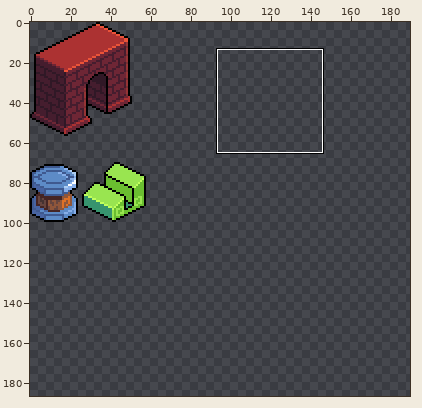
One commit to this pixel-art file: 80.aseprite. Above, an overview of the earlier version with the close-up marked.
Close-up. Earlier state:
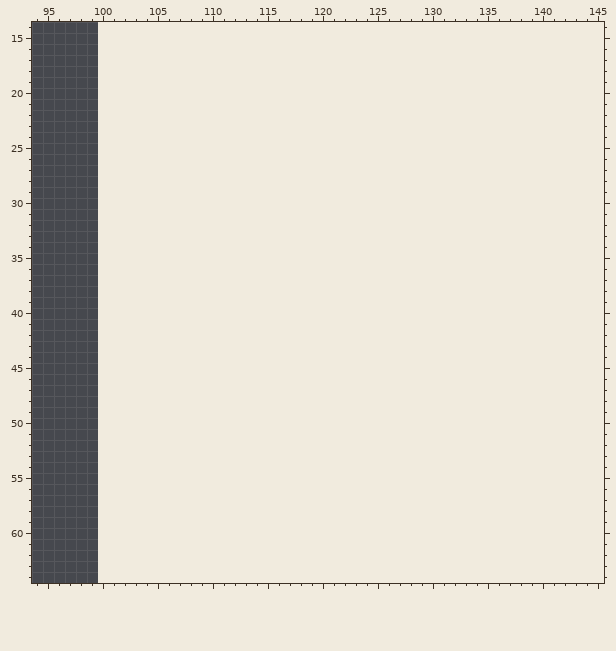
100x100 pixels, 1 frame. Colours within 5 levels of each other are drawn and written as one. Shown: x 94..145, y 14..64. The old version is drawn lined up with the new one, on the new canvas. The wide view leaves out empty margins. The commit also changed other parts of the picture, which this record leaves out.
New version:
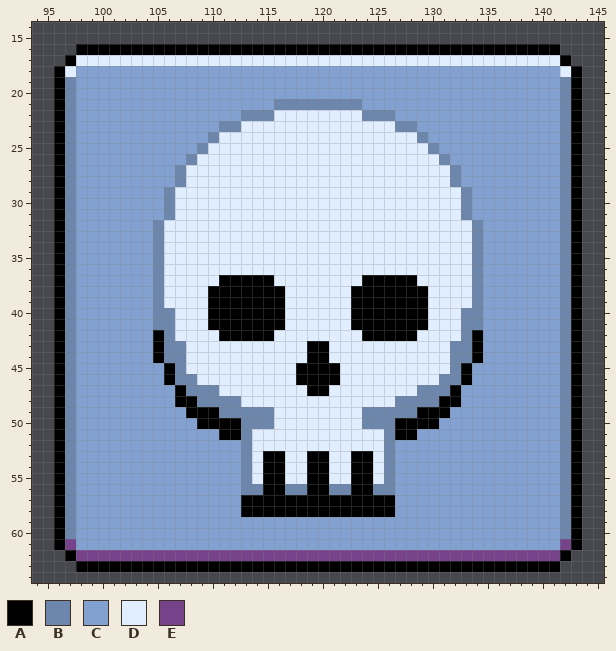
Palette (. is transparent): A #000000  B #6d86ab  C #82a1d1  D #e0eeff  E #76428a
The exact change:
canvas 100x100 -> 300x300
@@ x 94..145 @@
 15 ....................................................
-16 ....................................................
-17 ....................................................
-18 ....................................................
-19 ....................................................
-20 ....................................................
-21 ....................................................
-22 ....................................................
-23 ....................................................
-24 ....................................................
-25 ....................................................
-26 ....................................................
-27 ....................................................
-28 ....................................................
-29 ....................................................
-30 ....................................................
-31 ....................................................
-32 ....................................................
-33 ....................................................
-34 ....................................................
-35 ....................................................
-36 ....................................................
-37 ....................................................
-38 ....................................................
-39 ....................................................
-40 ....................................................
-41 ....................................................
-42 ....................................................
-43 ....................................................
-44 ....................................................
-45 ....................................................
-46 ....................................................
-47 ....................................................
-48 ....................................................
-49 ....................................................
-50 ....................................................
-51 ....................................................
-52 ....................................................
-53 ....................................................
-54 ....................................................
-55 ....................................................
-56 ....................................................
-57 ....................................................
-58 ....................................................
-59 ....................................................
-60 ....................................................
-61 ....................................................
-62 ....................................................
-63 ....................................................
+16 ....AAAAAAAAAAAAAAAAAAAAAAAAAAAAAAAAAAAAAAAAAAAA....
+17 ...ADDDDDDDDDDDDDDDDDDDDDDDDDDDDDDDDDDDDDDDDDDDDA...
+18 ..ADCCCCCCCCCCCCCCCCCCCCCCCCCCCCCCCCCCCCCCCCCCCCDA..
+19 ..ABCCCCCCCCCCCCCCCCCCCCCCCCCCCCCCCCCCCCCCCCCCCCBA..
+20 ..ABCCCCCCCCCCCCCCCCCCCCCCCCCCCCCCCCCCCCCCCCCCCCBA..
+21 ..ABCCCCCCCCCCCCCCCCCCBBBBBBBBCCCCCCCCCCCCCCCCCCBA..
+22 ..ABCCCCCCCCCCCCCCCBBBDDDDDDDDBBBCCCCCCCCCCCCCCCBA..
+23 ..ABCCCCCCCCCCCCCBBDDDDDDDDDDDDDDBBCCCCCCCCCCCCCBA..
+24 ..ABCCCCCCCCCCCCBDDDDDDDDDDDDDDDDDDBCCCCCCCCCCCCBA..
+25 ..ABCCCCCCCCCCCBDDDDDDDDDDDDDDDDDDDDBCCCCCCCCCCCBA..
+26 ..ABCCCCCCCCCCBDDDDDDDDDDDDDDDDDDDDDDBCCCCCCCCCCBA..
+27 ..ABCCCCCCCCCBDDDDDDDDDDDDDDDDDDDDDDDDBCCCCCCCCCBA..
+28 ..ABCCCCCCCCCBDDDDDDDDDDDDDDDDDDDDDDDDBCCCCCCCCCBA..
+29 ..ABCCCCCCCCBDDDDDDDDDDDDDDDDDDDDDDDDDDBCCCCCCCCBA..
+30 ..ABCCCCCCCCBDDDDDDDDDDDDDDDDDDDDDDDDDDBCCCCCCCCBA..
+31 ..ABCCCCCCCCBDDDDDDDDDDDDDDDDDDDDDDDDDDBCCCCCCCCBA..
+32 ..ABCCCCCCCBDDDDDDDDDDDDDDDDDDDDDDDDDDDDBCCCCCCCBA..
+33 ..ABCCCCCCCBDDDDDDDDDDDDDDDDDDDDDDDDDDDDBCCCCCCCBA..
+34 ..ABCCCCCCCBDDDDDDDDDDDDDDDDDDDDDDDDDDDDBCCCCCCCBA..
+35 ..ABCCCCCCCBDDDDDDDDDDDDDDDDDDDDDDDDDDDDBCCCCCCCBA..
+36 ..ABCCCCCCCBDDDDDDDDDDDDDDDDDDDDDDDDDDDDBCCCCCCCBA..
+37 ..ABCCCCCCCBDDDDDAAAAADDDDDDDDAAAAADDDDDBCCCCCCCBA..
+38 ..ABCCCCCCCBDDDDAAAAAAADDDDDDAAAAAAADDDDBCCCCCCCBA..
+39 ..ABCCCCCCCBDDDDAAAAAAADDDDDDAAAAAAADDDDBCCCCCCCBA..
+40 ..ABCCCCCCCBBDDDAAAAAAADDDDDDAAAAAAADDDBBCCCCCCCBA..
+41 ..ABCCCCCCCBBDDDAAAAAAADDDDDDAAAAAAADDDBBCCCCCCCBA..
+42 ..ABCCCCCCCABDDDDAAAAADDDDDDDDAAAAADDDDBACCCCCCCBA..
+43 ..ABCCCCCCCABBDDDDDDDDDDDAADDDDDDDDDDDBBACCCCCCCBA..
+44 ..ABCCCCCCCABBDDDDDDDDDDDAADDDDDDDDDDDBBACCCCCCCBA..
+45 ..ABCCCCCCCCABDDDDDDDDDDAAAADDDDDDDDDDBACCCCCCCCBA..
+46 ..ABCCCCCCCCABBDDDDDDDDDAAAADDDDDDDDDBBACCCCCCCCBA..
+47 ..ABCCCCCCCCCABBBDDDDDDDDAADDDDDDDDBBBACCCCCCCCCBA..
+48 ..ABCCCCCCCCCAABBBBDDDDDDDDDDDDDDBBBBAACCCCCCCCCBA..
+49 ..ABCCCCCCCCCCAAABBBBBDDDDDDDDBBBBBAAACCCCCCCCCCBA..
+50 ..ABCCCCCCCCCCCAAAABBBDDDDDDDDBBBAAAACCCCCCCCCCCBA..
+51 ..ABCCCCCCCCCCCCCAABDDDDDDDDDDDDBAACCCCCCCCCCCCCBA..
+52 ..ABCCCCCCCCCCCCCCCBDDDDDDDDDDDDBCCCCCCCCCCCCCCCBA..
+53 ..ABCCCCCCCCCCCCCCCBDAADDAADDAADBCCCCCCCCCCCCCCCBA..
+54 ..ABCCCCCCCCCCCCCCCBDAADDAADDAADBCCCCCCCCCCCCCCCBA..
+55 ..ABCCCCCCCCCCCCCCCBDAADDAADDAADBCCCCCCCCCCCCCCCBA..
+56 ..ABCCCCCCCCCCCCCCCBBAABBAABBAABBCCCCCCCCCCCCCCCBA..
+57 ..ABCCCCCCCCCCCCCCCAAAAAAAAAAAAAACCCCCCCCCCCCCCCBA..
+58 ..ABCCCCCCCCCCCCCCCAAAAAAAAAAAAAACCCCCCCCCCCCCCCBA..
+59 ..ABCCCCCCCCCCCCCCCCCCCCCCCCCCCCCCCCCCCCCCCCCCCCBA..
+60 ..ABCCCCCCCCCCCCCCCCCCCCCCCCCCCCCCCCCCCCCCCCCCCCBA..
+61 ..AECCCCCCCCCCCCCCCCCCCCCCCCCCCCCCCCCCCCCCCCCCCCEA..
+62 ...AEEEEEEEEEEEEEEEEEEEEEEEEEEEEEEEEEEEEEEEEEEEEA...
+63 ....AAAAAAAAAAAAAAAAAAAAAAAAAAAAAAAAAAAAAAAAAAAA....
 64 ....................................................
Changed places in both close-ups, as pixel boxes (x1, y1, x2, y2):
added: (54, 44, 582, 572)
